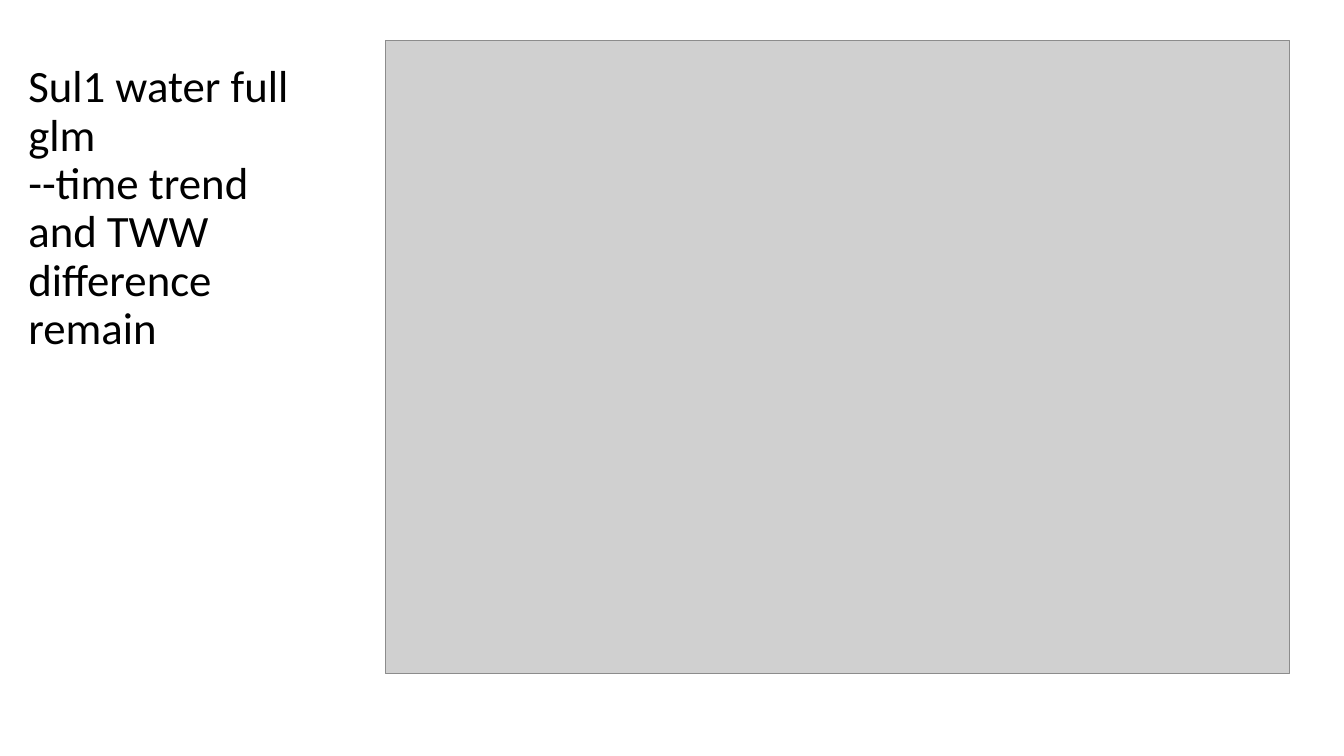
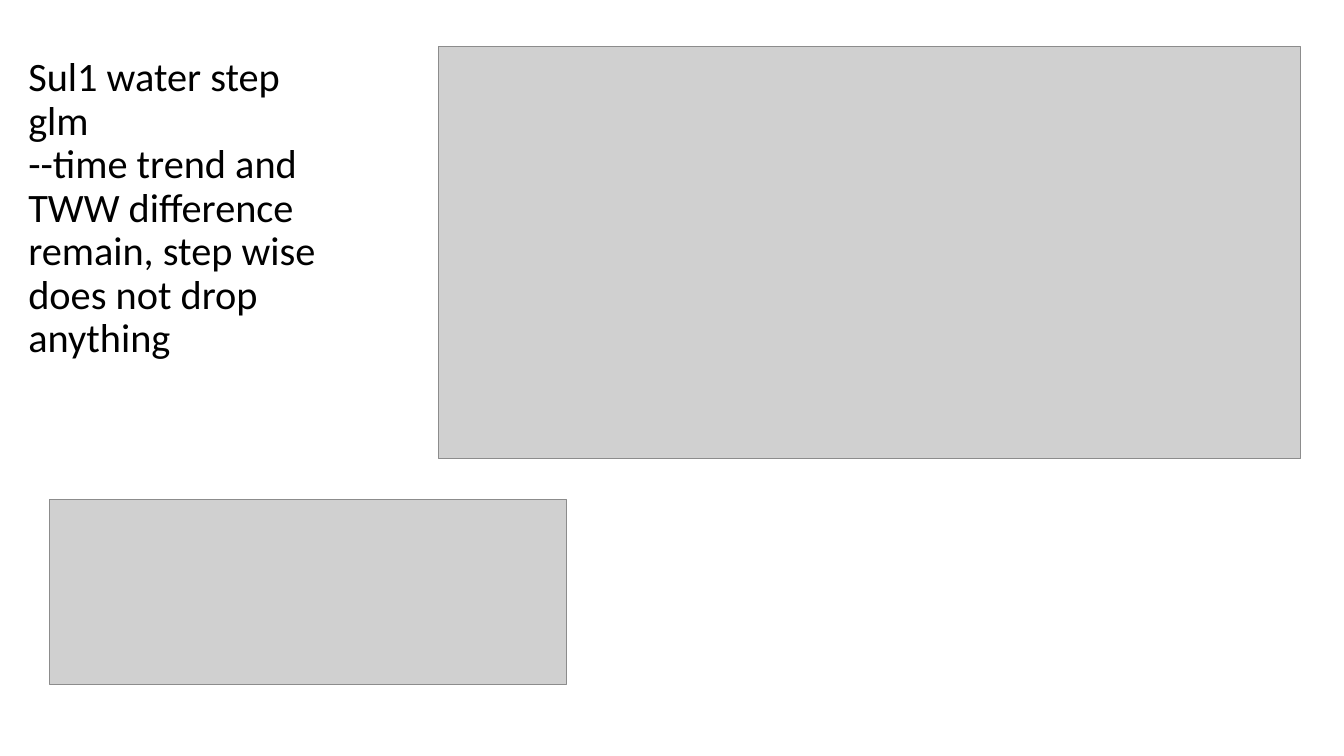
Before and after one commit to microbial-genomics/eytcheson_microplastics, a slide deck: slide 26 of pptx/glm_microplastics_water_v3.pptx (slide 25 before the commit). Drawn at 1344x756 pixels with LibreOffice and Linux fonts; fonts in the diff are those of the drawing; grey boxes stand for pictures. Boxes give left, top, right and bottom in pixels: in the first picture for what was removed or moved away, otherwise in the second. Text is boxed around its words. In the diff, an @@ line names an element or a change of style, - is before the commit and + after.

```diff
--- a/pptx/glm_microplastics_water_v3.pptx
+++ b/pptx/glm_microplastics_water_v3.pptx
@@ picture: place and size @@
-picture at [385,40,1290,675]
+picture at [439,46,1301,459]
@@ title at [28,63,316,359]: text changed; size 32 to 28.8 pt @@
-Sul1 water full glm
---time trend and TWW difference remain
+Sul1 water step glm
+--time trend and TWW difference remain, step wise does not drop anything
@@ picture added at [49,499,567,685] @@
```
Also in this commit, not shown: 26 other slides changed, 2 slides added, 8 other files.
